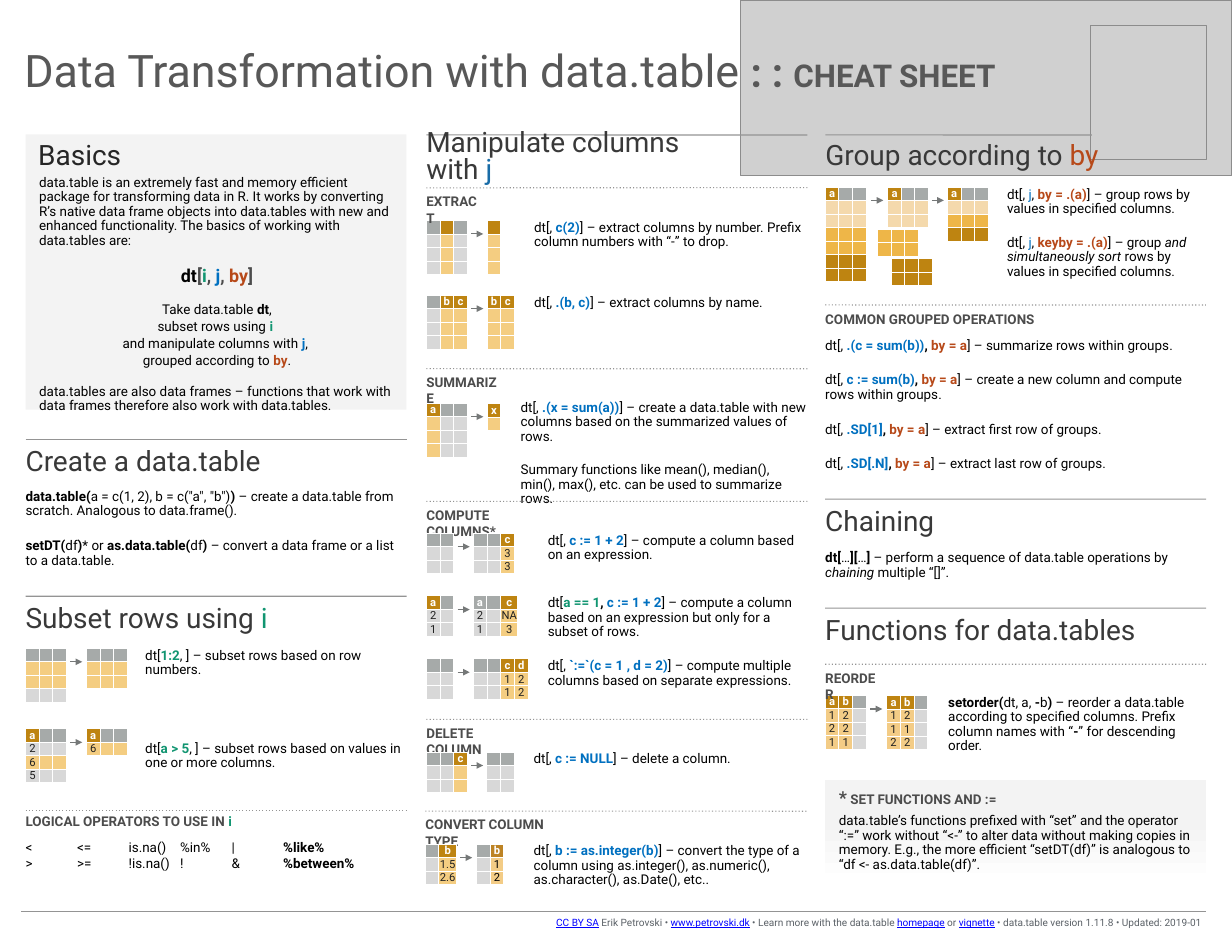
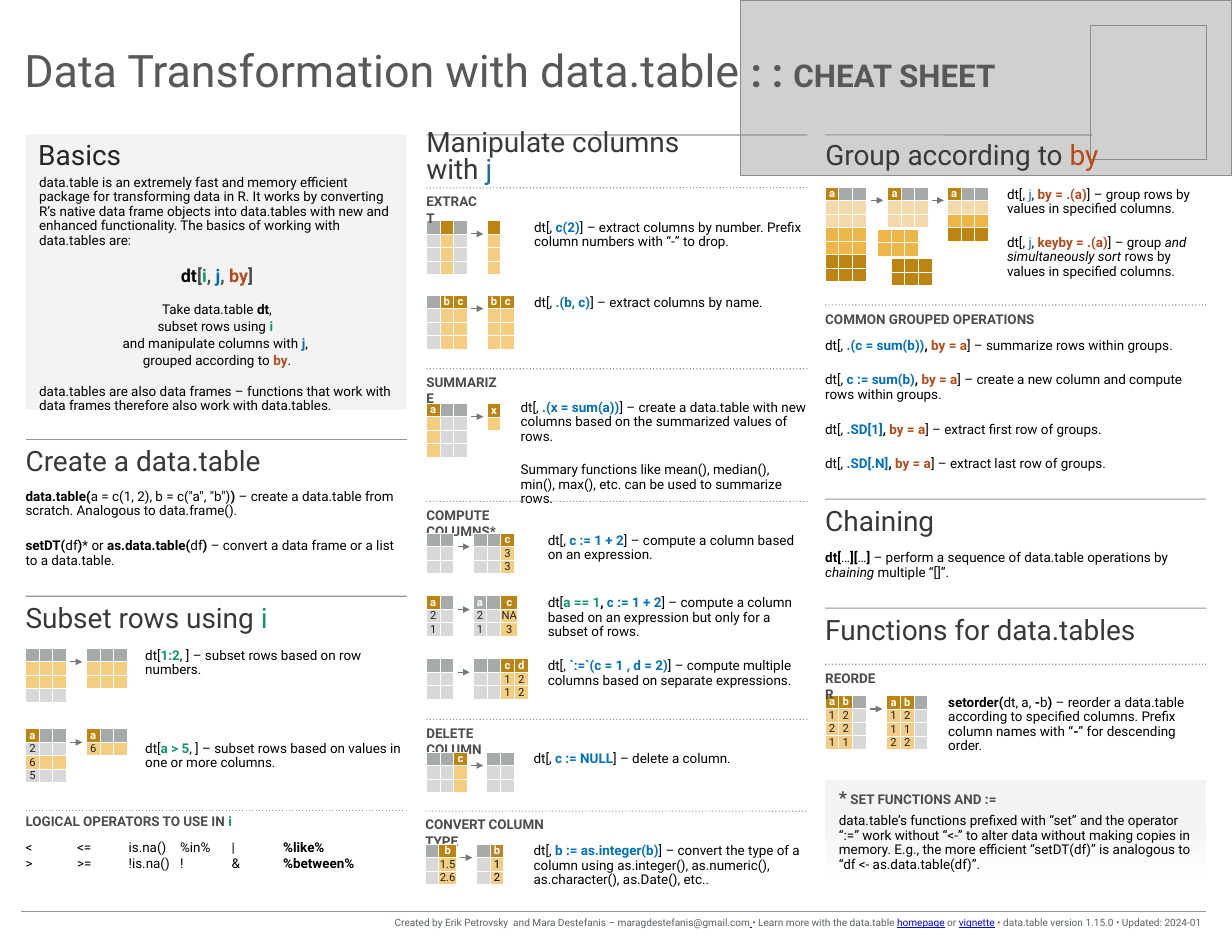
Before and after one commit to rstudio/cheatsheets, a slide deck: slide 1 of powerpoints/datatable.pptx. Drawn at 1232x952 pixels with LibreOffice and Linux fonts; fonts in the diff are those of the drawing; grey boxes stand for pictures. Boxes give left, top, right and bottom in pixels: in the first picture for what was removed or moved away, otherwise in the second. Text is boxed around its words. In the diff, an @@ line names an element or a change of style, - is before the commit and + after.

Commit message:
rename data_table to datatable

```diff
--- a/powerpoints/datatable.pptx
+++ b/powerpoints/datatable.pptx
@@ text at bbox=[395, 918, 1202, 928]: text changed @@
-CC BY SA Erik Petrovski • www.petrovski.dk • Learn more with the data.table homepage or vignette • data.table version 1.11.8 • Updated: 2019-01
+Created by Erik Petrovsky and Mara Destefanis – maragdestefanis@gmail.com • Learn more with the data.table homepage or vignette • data.table version 1.15.0 • Updated: 2024-01
```
Also in this commit, not shown: 1 other slide changed, 3 other files.
